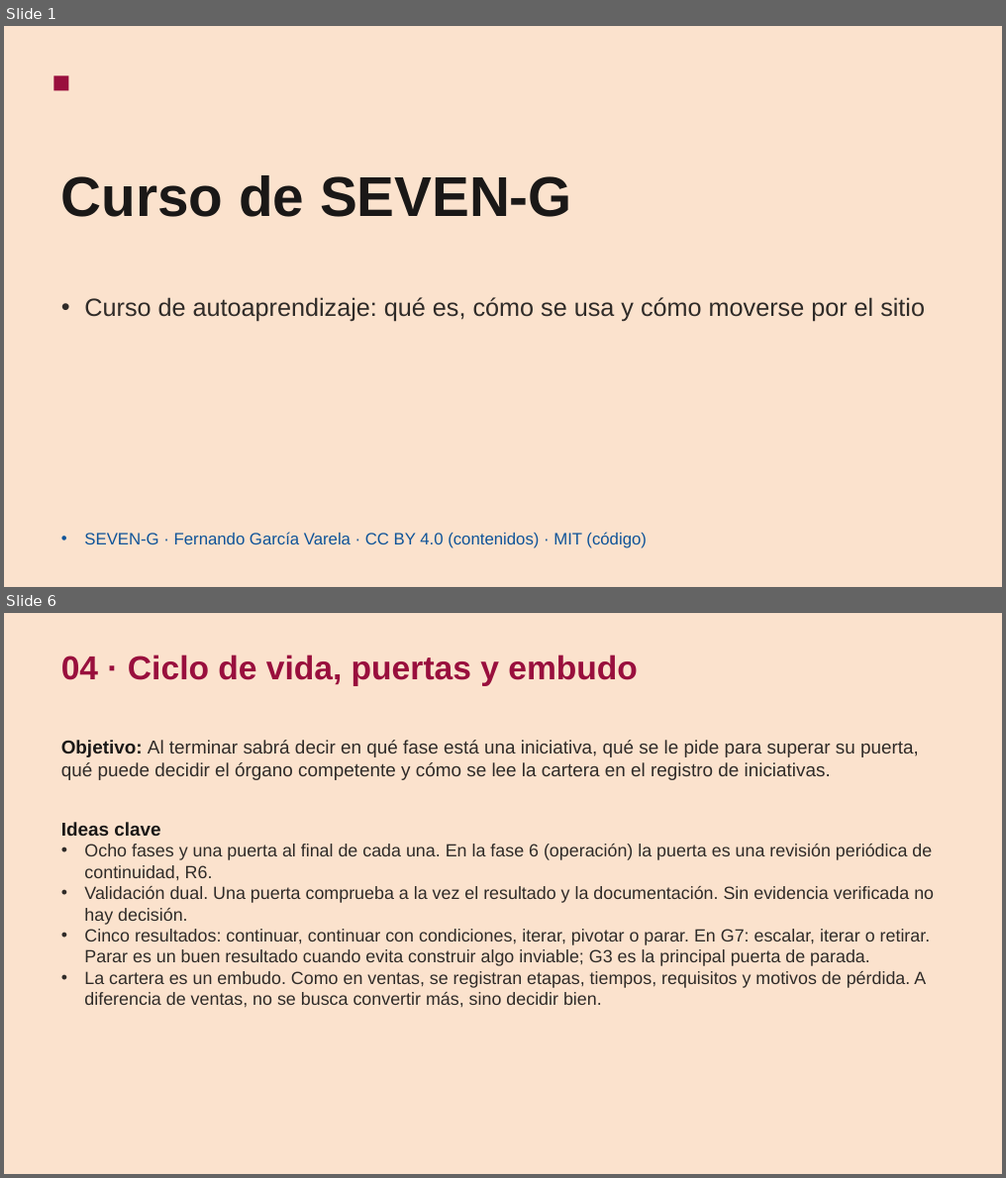
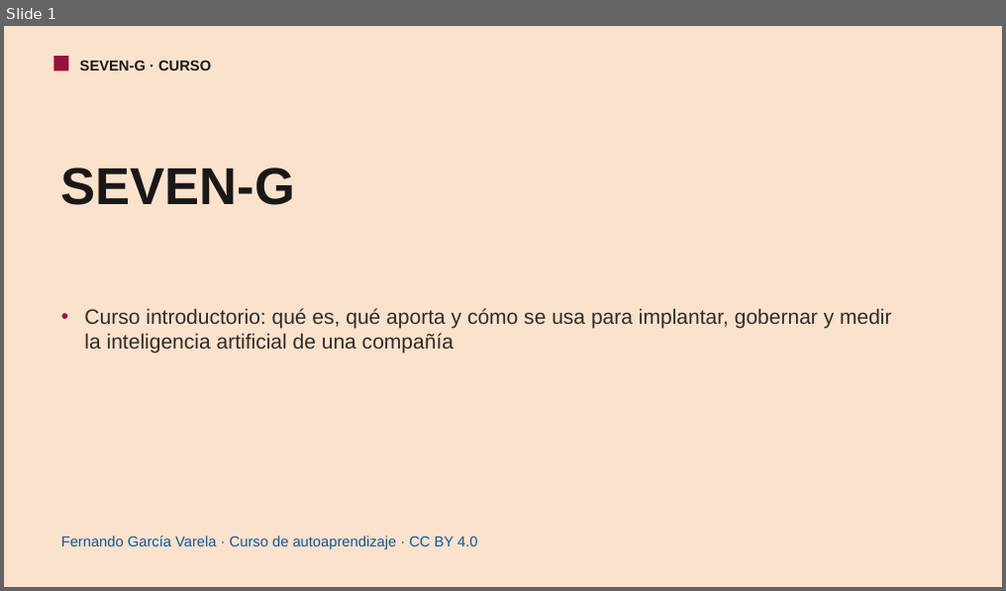
Before and after one commit to seachad/AI_CONSULTING, a slide deck: SEVEN-G/pptx/es/SEVEN-G_Curso.pptx. Shown one above the other, each under a label of ours: slides 1 and 6 before the commit, slide 1 after it; the slides between them are not shown. The pictures are 1006x1178 and 1006x591 pixels, drawn with LibreOffice and Linux fonts; fonts in the diff are those of the drawing. Boxes give left, top, right and bottom in pixels: in the first picture for what was removed or moved away, otherwise in the second. Text is boxed around its words. In the diff, an @@ line names an element or a change of style, - is before the commit and + after.

```diff
--- a/SEVEN-G/pptx/es/SEVEN-G_Curso.pptx
+++ b/SEVEN-G/pptx/es/SEVEN-G_Curso.pptx
@@ slide 6 removed at (4, 613, 1002, 1174), background #FBE2CD @@
@@ text removed at (61, 655, 638, 686) @@
-04 · Ciclo de vida, puertas y embudo
@@ text removed at (61, 740, 919, 780) @@
-Objetivo: Al terminar sabrá decir en qué fase está una iniciativa, qué se le pide para superar su puerta, qué puede decidir el órgano competente y cómo se lee la cartera en el registro de iniciativas.
@@ text removed at (61, 822, 934, 1008) @@
-Ideas clave
-• Ocho fases y una puerta al final de cada una. En la fase 6 (operación) la puerta es una revisión periódica de continuidad, R6.
-• Validación dual. Una puerta comprueba a la vez el resultado y la documentación. Sin evidencia verificada no hay decisión.
-• Cinco resultados: continuar, continuar con condiciones, iterar, pivotar o parar. En G7: escalar, iterar o retirar. Parar es un buen resultado cuando evita construir algo inviable; G3 es la principal puerta de parada.
-• La cartera es un embudo. Como en ventas, se registran etapas, tiempos, requisitos y motivos de pérdida. A diferencia de ventas, no se busca convertir más, sino decidir bien.
@@ slide 1 changed as well @@
@@ rectangle: place and size @@
-rectangle at (54, 76, 69, 91)
+rectangle at (54, 56, 69, 71)
@@ text added at (80, 60, 211, 71), 14 pt, text #1A1817, bold @@
+SEVEN-G · CURSO
@@ text at (61, 168, 295, 205): text changed; size 54 to 50 pt @@
-Curso de SEVEN-G
+SEVEN-G
@@ text at (84, 308, 892, 354): text changed; size 24 to 20 pt @@
-• Curso de autoaprendizaje: qué es, cómo se usa y cómo moverse por el sitio
+• Curso introductorio: qué es, qué aporta y cómo se usa para implantar, gobernar y medir la inteligencia artificial de una compañía
@@ text at (61, 536, 477, 550): text changed; size 16 to 14 pt @@
-• SEVEN-G · Fernando García Varela · CC BY 4.0 (contenidos) · MIT (código)
+Fernando García Varela · Curso de autoaprendizaje · CC BY 4.0
```
Also in this commit, not shown: 16 slides added, 10 other slides removed, 2 other files.
